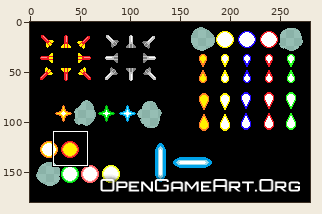
Sprite sheet, stored at 2dWizzardArena.gmx/Sprites/images/sprite8_0.png. Above: a wide view before the commit, with the close-up outlined.
Close-up. As it was:
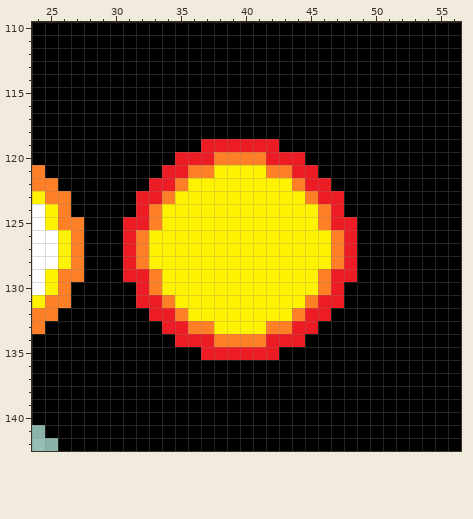
The file is 280x180 pixels. Colours within 5 levels of each other are drawn and written as one. Shown: x 24..56, y 110..142.
The same view after the edit:
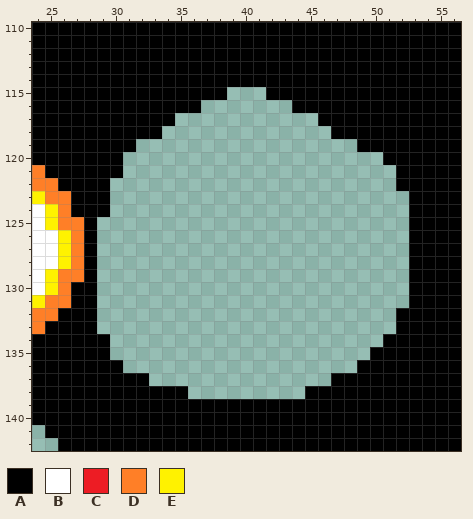
Palette (. is transparent): A #000000  B #ffffff  C #ed1c24  D #ff7f27  E #fff200
What changed:
The edit erases colour A in row 115 at x 39 to 41; in row 116 at x 37 to 43; in row 117 at x 35 to 45; in row 118 at x 34 to 46; in row 119 at x 32 to 36 and 43 to 48; in row 120 at x 31 to 34 and 45 to 50.
The edit erases colour A in row 121 at x 31 to 33 and 46 to 51; in row 122 at x 30 to 32 and 47 to 51; in rows 123 to 124 at x 30 to 31 and 48 to 52; in rows 125 to 129 at x 29 to 30 and 49 to 52; in rows 130 to 131 at x 29 to 31 and 48 to 52; in row 132 at x 29 to 32 and 47 to 51.
The edit erases colour A in row 133 at x 29 to 33 and 46 to 51; in row 134 at x 30 to 34 and 45 to 50; in row 135 at x 30 to 36 and 43 to 49; in row 136 at x 31 to 48; in row 137 at x 33 to 46; in row 138 at x 36 to 44.
The edit erases colour C in row 119 at x 37 to 42; in row 120 at x 35 to 37 and 42 to 44; in row 121 at x 34 to 35 and 44 to 45; in row 122 at x 33 to 34 and 45 to 46; in row 123 at x 32 to 33 and 46 to 47; in row 124 at x 32 and 47.
The edit erases colour C in row 125 at x 31 to 32 and 47 to 48; in rows 126 to 128 at x 31 and 48; in row 129 at x 31 to 32 and 47 to 48; in row 130 at x 32 and 47; in row 131 at x 32 to 33 and 46 to 47; in row 132 at x 33 to 34 and 45 to 46.
The edit erases colour C in row 133 at x 34 to 35 and 44 to 45; in row 134 at x 35 to 37 and 42 to 44; in row 135 at x 37 to 42.
The edit erases colour D in row 120 at x 38 to 41; in row 121 at x 36 to 37 and 42 to 43; in row 122 at x 35 and 44; in row 123 at x 34 and 45; in rows 124 to 125 at x 33 and 46; in rows 126 to 128 at x 32 and 47.
The edit erases colour D in rows 129 to 130 at x 33 and 46; in row 131 at x 34 and 45; in row 132 at x 35 and 44; in row 133 at x 36 to 37 and 42 to 43; in row 134 at x 38 to 41.
The edit erases colour E in row 121 at x 38 to 41; in row 122 at x 36 to 43; in row 123 at x 35 to 44; in rows 124 to 125 at x 34 to 45; in rows 126 to 128 at x 33 to 46; in rows 129 to 130 at x 34 to 45.
The edit erases colour E in row 131 at x 35 to 44; in row 132 at x 36 to 43; in row 133 at x 38 to 41.
